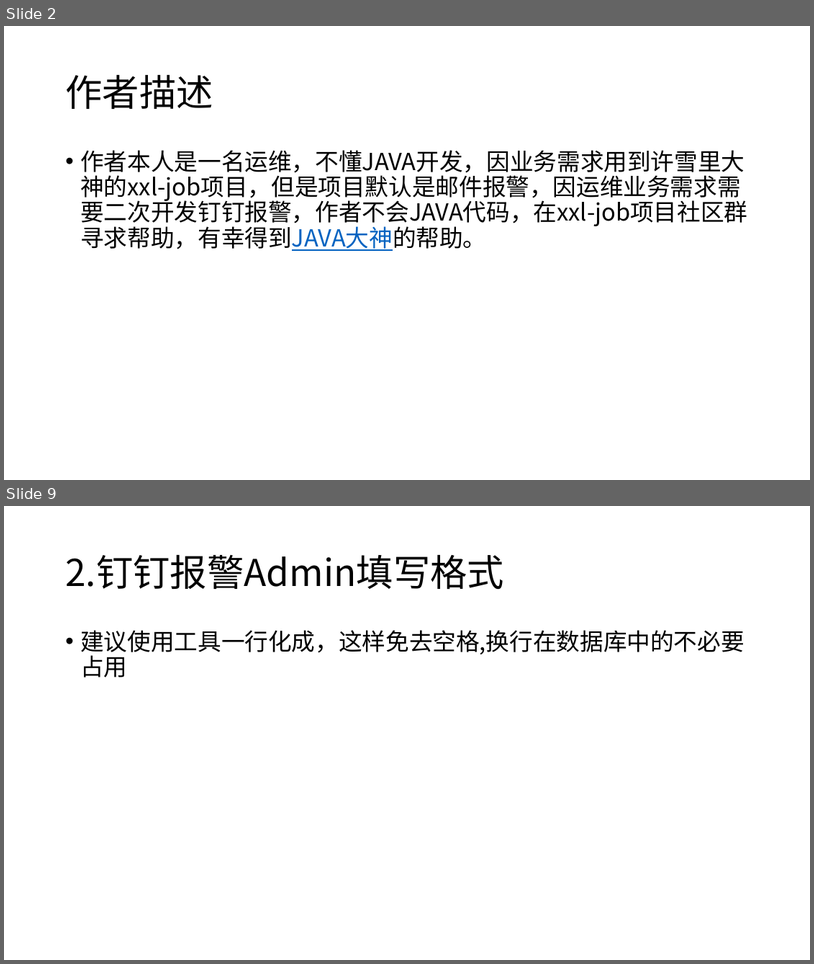
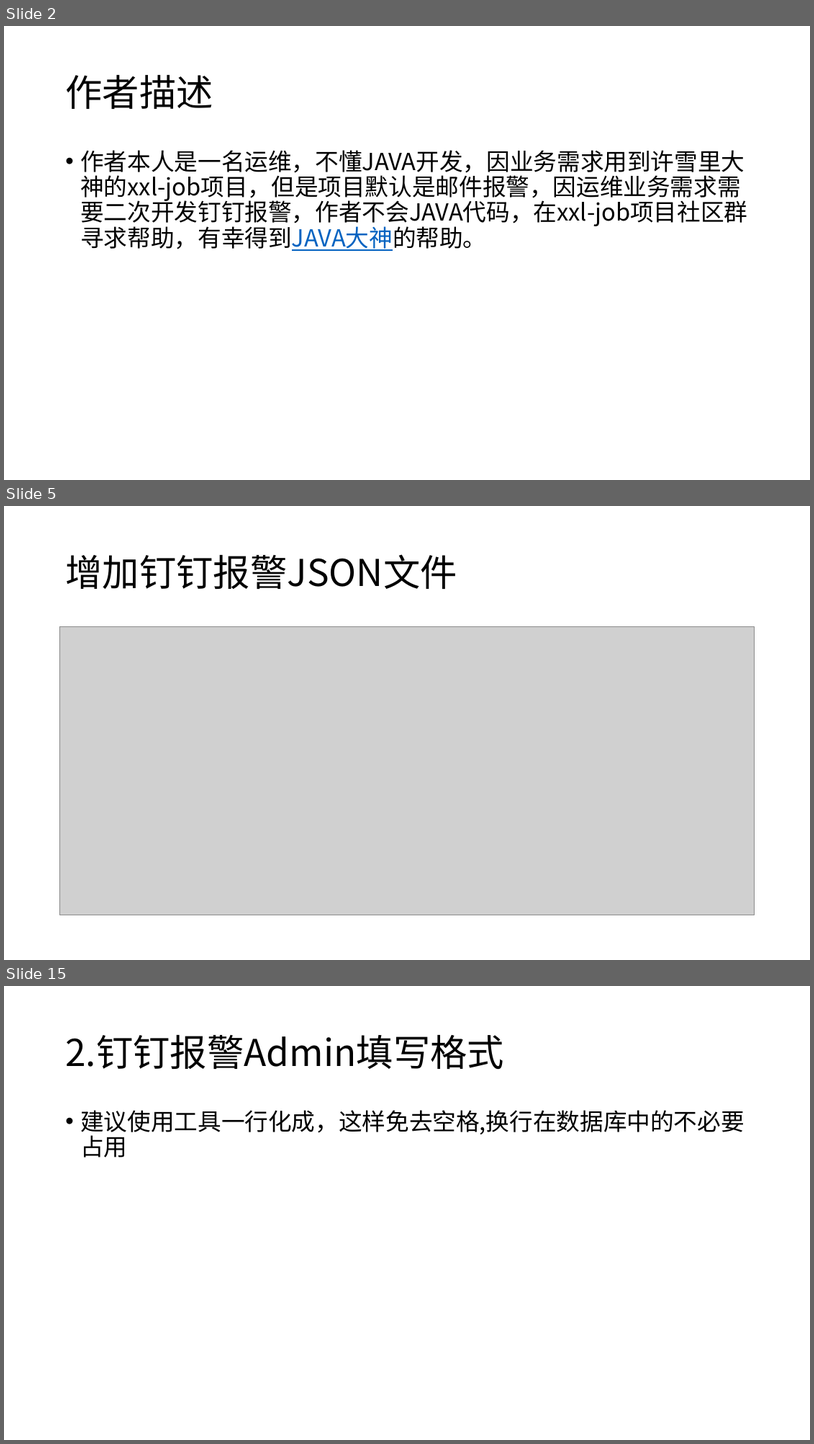
Before and after one commit to xuxueli/xxl-job, a slide deck: doc/XXL-JOB钉钉报警使用文档.pptx. Shown one above the other, each under a label of ours: slides 2 and 9 before the commit, slides 2, 5 and 15 after it; the slides between them are not shown. The pictures are 814x964 and 814x1444 pixels, drawn with LibreOffice and Linux fonts; fonts in the diff are those of the drawing; grey boxes stand for pictures; background and template pictures are left out. Boxes give left, top, right and bottom in pixels: in the first picture for what was removed or moved away, otherwise in the second. Text is boxed around its words. In the diff, an @@ line names an element or a change of style, - is before the commit and + after.

Commit message:
更新钉钉报警文档

```diff
--- a/doc/XXL-JOB钉钉报警使用文档.pptx
+++ b/doc/XXL-JOB钉钉报警使用文档.pptx
@@ slide 5 added at (4,506,810,960), background #FFFFFF @@
@@ title added at (65,554,457,589), 44 pt, text #000000 @@
+增加钉钉报警JSON文件
@@ picture added at (59,627,756,915) @@
@@ what was slide 9 is now slide 15 @@
```
Also in this commit, not shown: 5 slides changed, 6 other slides added, 1 slide removed, 3 other files.
